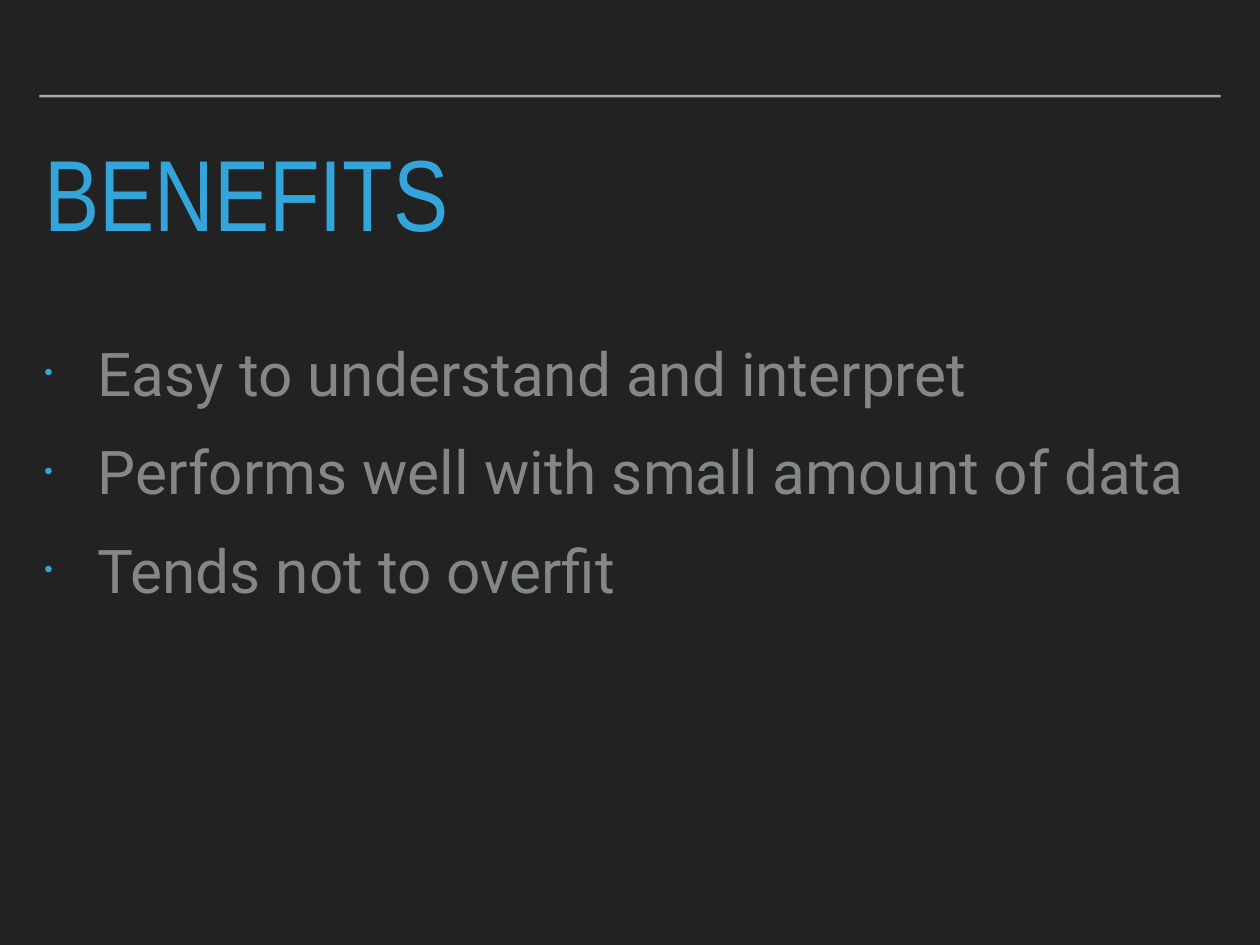
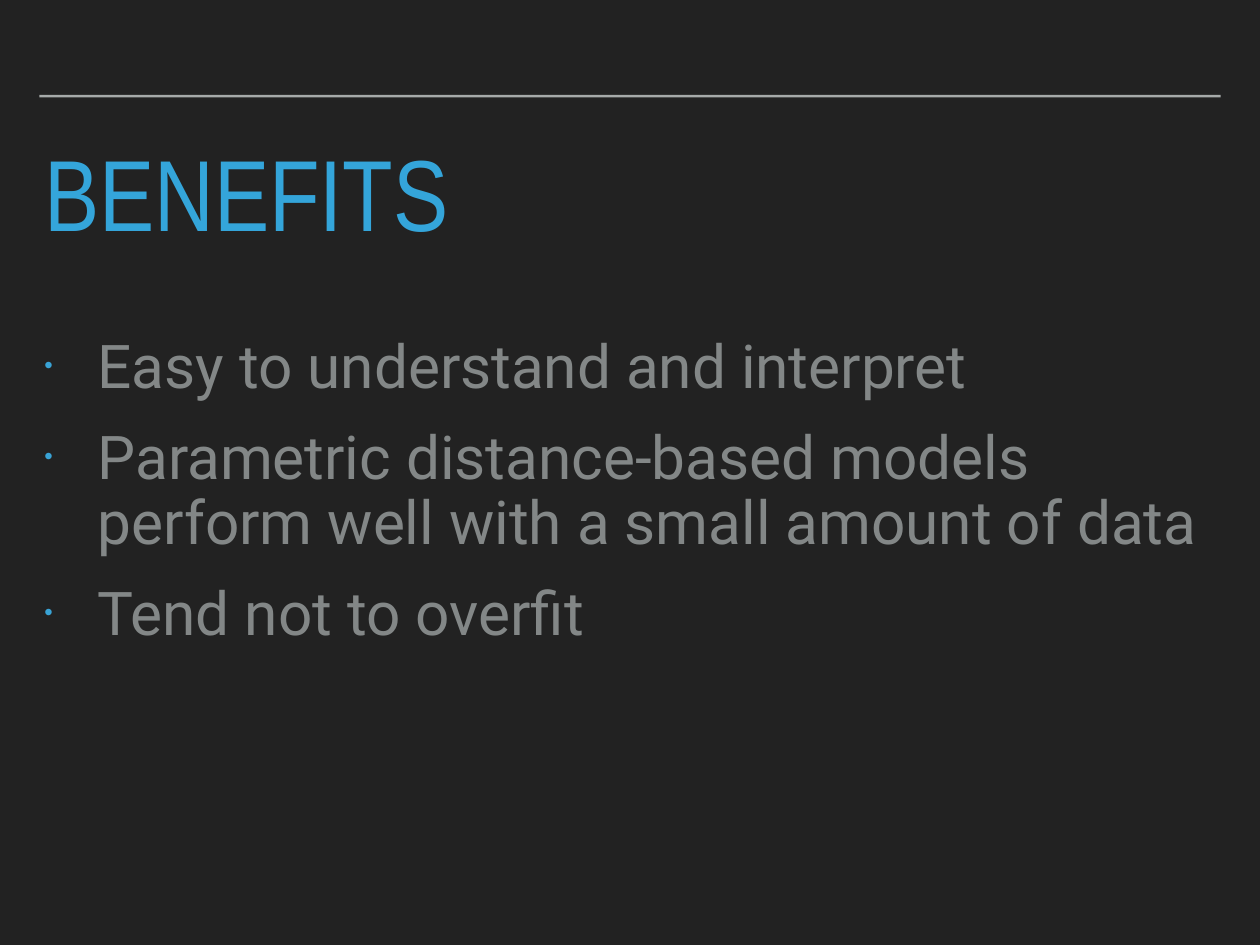
Before and after one commit to patricks1/noble-machine-learning, a slide deck: slide 37 of Session6/Session6.pptx. Drawn at 1260x945 pixels with LibreOffice and Linux fonts; fonts in the diff are those of the drawing. Boxes give left, top, right and bottom in pixels: in the first picture for what was removed or moved away, otherwise in the second. Text is boxed around its words. In the diff, an @@ line names an element or a change of style, - is before the commit and + after.

```diff
--- a/Session6/Session6.pptx
+++ b/Session6/Session6.pptx
@@ text at (x1=98, y1=343, x2=966, y2=401): line spacing 1 to 0.9 @@
@@ text at (x1=98, y1=434, x2=1196, y2=636): text changed @@
-• Performs well with small amount of data
-• Tends not to overfit
+• Parametric distance-based models perform well with a small amount of data
+• Tend not to overfit
```
Also in this commit, not shown: 10 other slides changed, 4 slides added, 4 slides removed, 26 other files.
